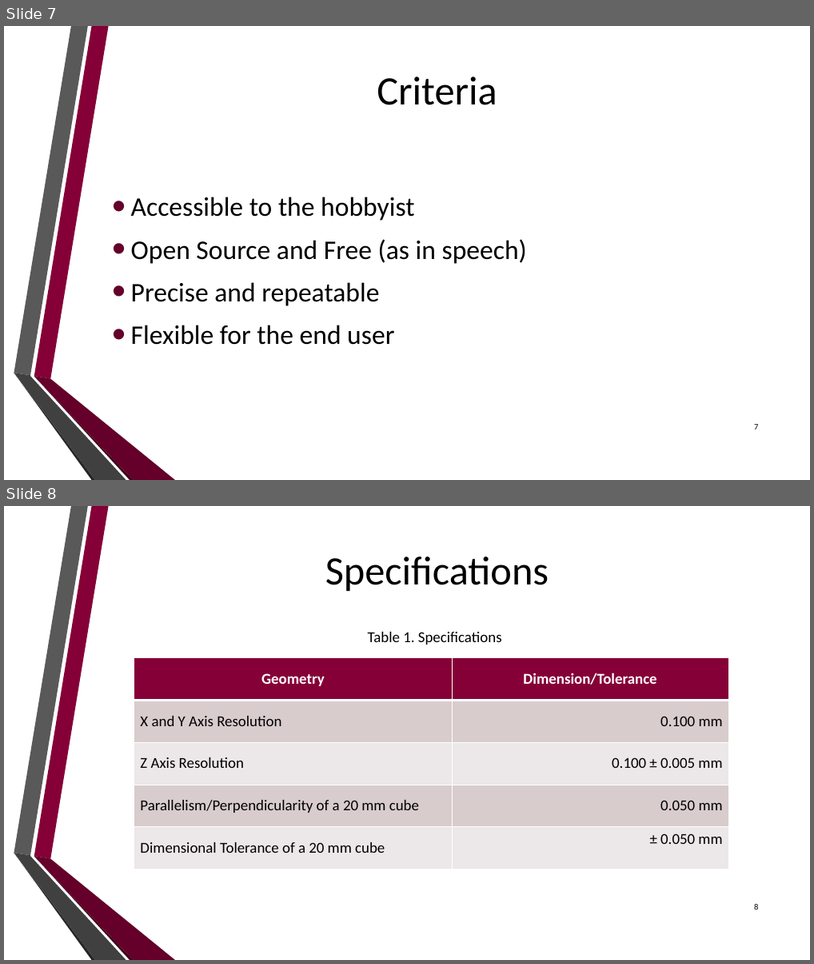
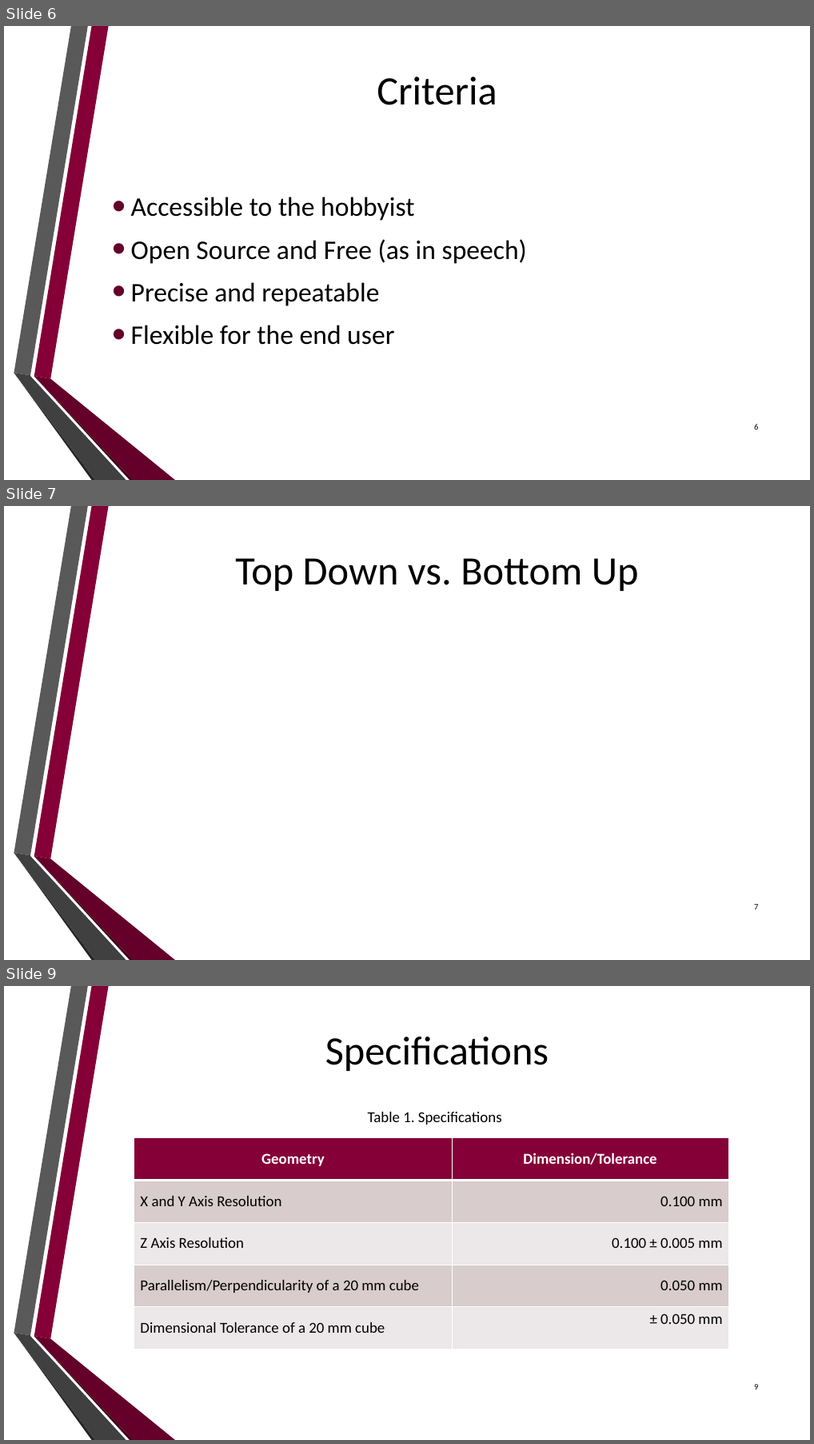
Before and after one commit to dan-olsen/SeniorDesign, a slide deck: Presentations/DesignPres/DesignPres-75.pptx. Shown one above the other, each under a label of ours: slides 7 and 8 before the commit, slides 6, 7 and 9 after it; the slides between them are not shown. The pictures are 814x964 and 814x1444 pixels, drawn with LibreOffice and Linux fonts; fonts in the diff are those of the drawing; background and template pictures are left out. Boxes give left, top, right and bottom in pixels: in the first picture for what was removed or moved away, otherwise in the second. Text is boxed around its words. In the diff, an @@ line names an element or a change of style, - is before the commit and + after.

```diff
--- a/Presentations/DesignPres/DesignPres-75.pptx
+++ b/Presentations/DesignPres/DesignPres-75.pptx
@@ slide 7 added at <box>4,506,810,960</box>, background picture (left out); not listed: 6 template elements that a slide beside it also shows @@
@@ title added at <box>235,558,639,591</box>, 48 pt, text #000000 @@
+Top Down vs. Bottom Up
@@ page number added at <box>754,904,758,909</box>, 10 pt, text #000000 @@
+7
@@ what was slide 7 is now slide 6 @@
@@ page number at <box>754,424,758,429</box>: text changed @@
-7
+6
@@ what was slide 8 is now slide 9 @@
```
Also in this commit, not shown: 4 slides changed, 10 other slides added, 5 slides removed.
